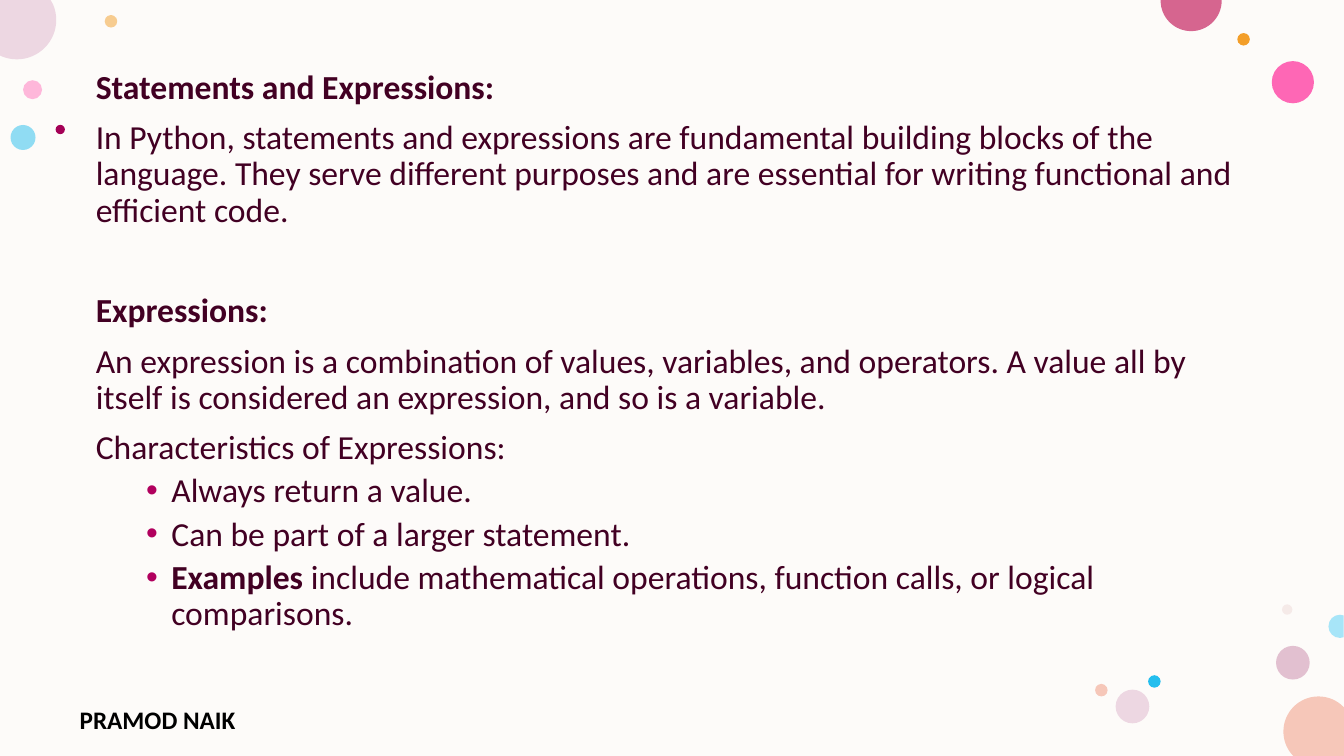
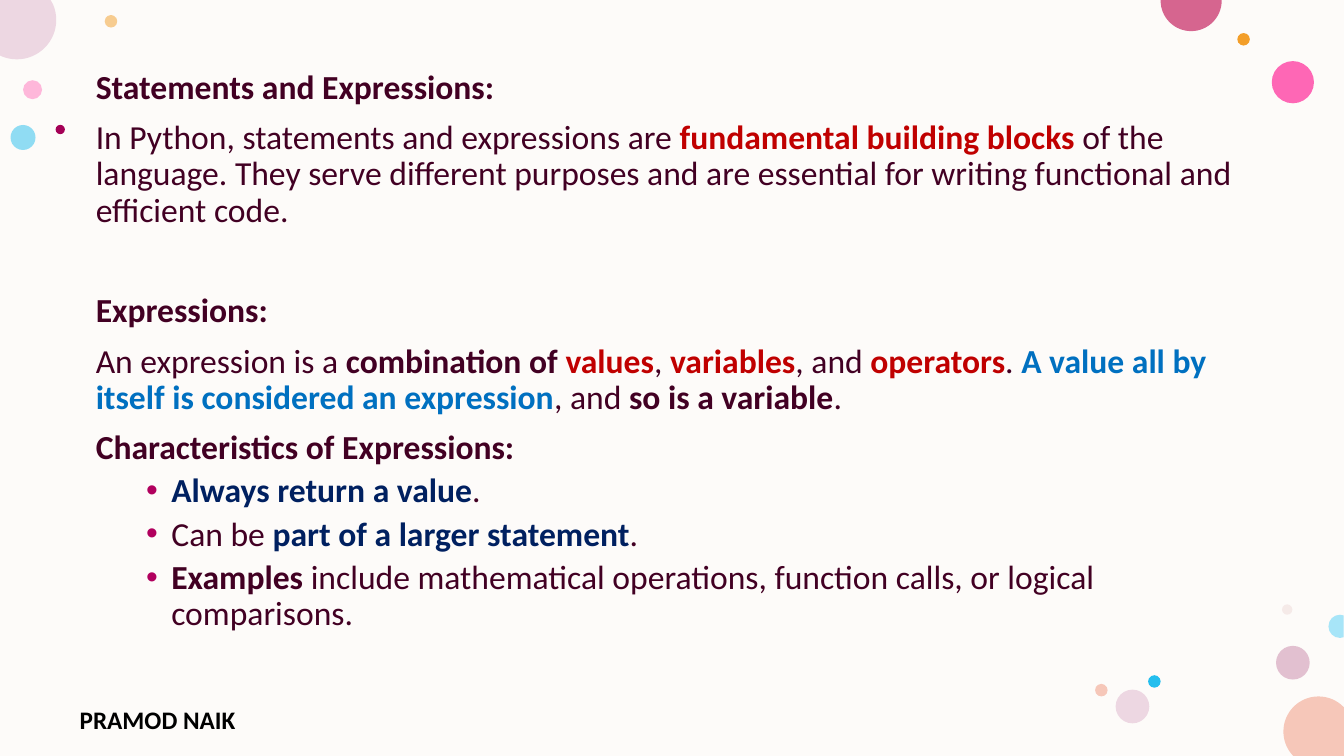
Before and after one commit to PRAMOD-VISHNU-NAIK/MCA-4th-Sem-Python-Shridevi-College, a slide deck: slide 15 of Theory Class-Notes/Module-1 Python Basic Concepts and Programming.pptx. Drawn at 1344x756 pixels with LibreOffice and Linux fonts; fonts in the diff are those of the drawing; background and template pictures are left out. Boxes give left, top, right and bottom in pixels: in the first picture for what was removed or moved away, otherwise in the second. Text is boxed around its words. In the diff, an @@ line names an element or a change of style, - is before the commit and + after.

```diff
--- a/Theory Class-Notes/Module-1 Python Basic Concepts and Programming.pptx
+++ b/Theory Class-Notes/Module-1 Python Basic Concepts and Programming.pptx
@@ text at <box>96,125,1231,552</box>: text colour #420023 to #C00000 in "fundamental building blocks", "values, variables, operators."; bold on in "fundamental building blocks", "combination of values, variables, operators. A value ...", "Characteristics of Expressions:", "Always return a value." and 1 more places; text colour #420023 to #0070C0 in "A value all by itself is considered ..."; text colour #420023 to #002060 in "Always return a value.", "part of a larger statement." @@
```
Also in this commit, not shown: 8 other slides changed, 7 slides added, 7 slides removed, 1 other file.
